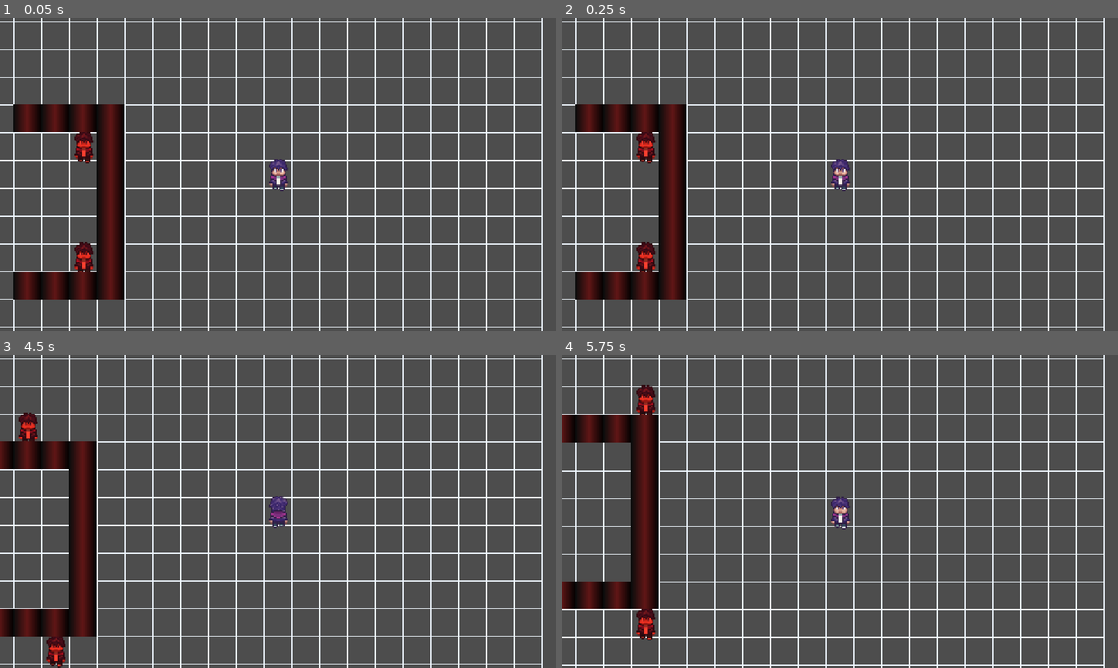
Above: before the commit, frames 1-4 (two rows, left to right).
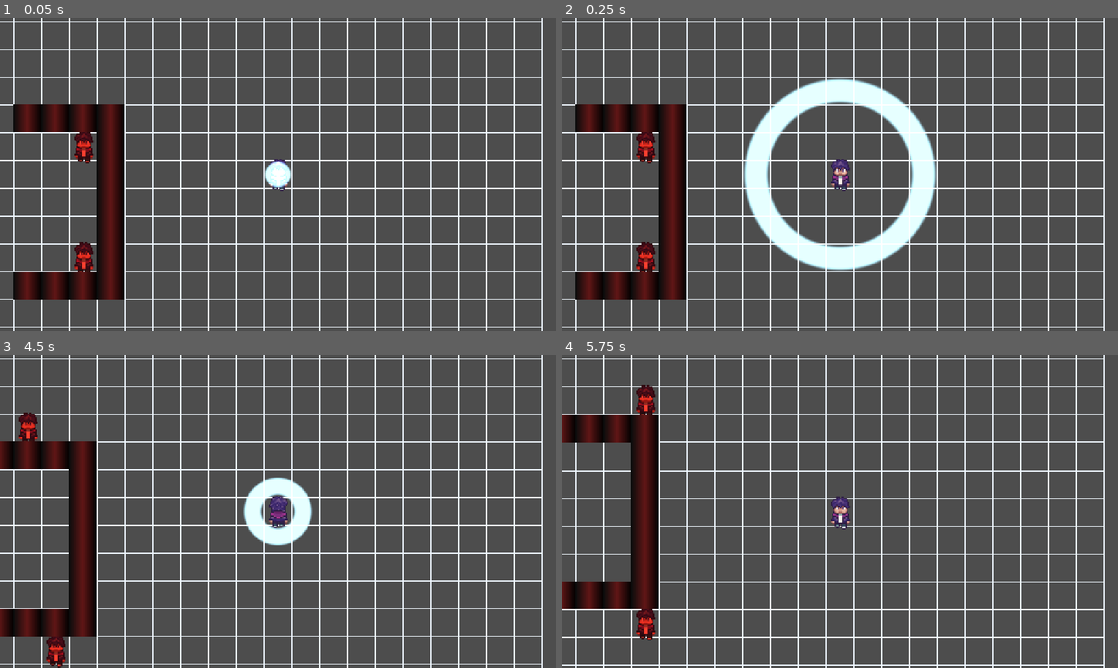
Above: after the commit, the same moments.

Repository: rstricke/Whistlefreeze52
Game: Godot game, scene res://scenes/main.tscn
Two runs of this game, one before a commit and one after it. Both use one fixed random seed, a clock stepped at 60 frames per second and the inputs below.
Inputs:
- Up to frame 1 (0.05 s): no input
- Up to frame 2 (0.25 s): no input
- Up to frame 3 (4.5 s): hold D (move_right) 0.53-1.28 s; tap F (whistle) every 0.75 s from 0.6 to 4.35 s; hold S (move_down) 1.28-2.03 s; hold D (move_right) 2.03-2.78 s; hold W (move_up) 2.78-3.53 s; hold A (move_left) from 3.53 s (still down)
- Up to frame 4 (5.75 s): release A (move_left) at 5.03 s; hold S (move_down) from 5.03 s (still down); tap F (whistle) at 5.1 s

The runs differ from the first frame. In frame 1, 0.3% of the frame differs, in the area x 47-53%, y 45-55%; in frame 2, 6.9%, in the area x 32-68%, y 19-81%; in frame 3, 1.5%; in frame 4, nothing differs.

Commit message:
added a basic pulse shader for the whistle

Diff:
--- /dev/null
+++ b/game/scenes/effects/Shockwave.gdshader
@@ -0,0 +1,21 @@
+shader_type canvas_item;
+render_mode blend_add;
+
+uniform float progress : hint_range(0.0,1.0);
+uniform float thickness = 0.04;
+uniform float softness = 0.02;
+
+void fragment() {
+    vec2 uv = UV - vec2(0.5);
+    float dist = length(uv);
+
+    float inner = smoothstep(progress - thickness - softness, progress - thickness, dist);
+    float outer = smoothstep(progress, progress + softness, dist);
+
+    float ring = inner - outer;
+
+    if (ring <= 0.0) discard;
+
+    COLOR = vec4(vec3(1.0), ring);
+	COLOR = vec4(vec3(0.6,0.9,1.0), ring);
+}
--- /dev/null
+++ b/game/scenes/effects/pulse.gd
@@ -0,0 +1,17 @@
+extends Node2D
+
+@onready var mat: ShaderMaterial = $Sprite2D.material
+
+var time := 0.0
+var duration := 0.6
+
+func _process(delta):
+	time += delta
+	var p = time / duration
+
+	mat.set_shader_parameter("progress", p)
+
+	scale += Vector2.ONE * delta * 4.0
+
+	if p >= 1.0:
+		queue_free()
--- /dev/null
+++ b/game/scenes/effects/pulse.tscn
@@ -0,0 +1,26 @@
+[gd_scene format=3 uid="uid://cx5jt48upjvc"]
+
+[ext_resource type="Script" uid="uid://bwx231ch6vljf" path="res://scenes/effects/pulse.gd" id="1_bu8gc"]
+[ext_resource type="Shader" uid="uid://o7ydp06fbj1q" path="res://scenes/effects/Shockwave.gdshader" id="1_gy54c"]
+
+[sub_resource type="ShaderMaterial" id="ShaderMaterial_t0umj"]
+shader = ExtResource("1_gy54c")
+shader_parameter/progress = 0.2790000132525
+shader_parameter/thickness = 0.08
+shader_parameter/softness = 0.02
+
+[sub_resource type="Gradient" id="Gradient_bu8gc"]
+metadata/_snap_count = 2
+
+[sub_resource type="GradientTexture2D" id="GradientTexture2D_saa3e"]
+gradient = SubResource("Gradient_bu8gc")
+width = 256
+height = 256
+fill = 1
+
+[node name="pulse" type="Node2D" unique_id=230825203]
+script = ExtResource("1_bu8gc")
+
+[node name="Sprite2D" type="Sprite2D" parent="." unique_id=259184134]
+material = SubResource("ShaderMaterial_t0umj")
+texture = SubResource("GradientTexture2D_saa3e")
--- a/game/scenes/player.tscn
+++ b/game/scenes/player.tscn
@@ -2,6 +2,7 @@
 
 [ext_resource type="Script" uid="uid://c3kh1wdmoc56t" path="res://scripts/player.gd" id="1_g2els"]
 [ext_resource type="Texture2D" uid="uid://b7kkv1mpn6bjc" path="res://assets/player/Player_WalkDown.png" id="2_g2els"]
+[ext_resource type="PackedScene" uid="uid://cx5jt48upjvc" path="res://scenes/effects/pulse.tscn" id="3_qhqgy"]
 
 [sub_resource type="RectangleShape2D" id="RectangleShape2D_g2els"]
 size = Vector2(64, 64)
@@ -22,3 +23,5 @@
 [node name="WhistleShapeCast" type="ShapeCast2D" parent="." unique_id=2098564873]
 shape = SubResource("RectangleShape2D_qhqgy")
 target_position = Vector2(0, 0)
+
+[node name="pulse" parent="." unique_id=230825203 instance=ExtResource("3_qhqgy")]
--- a/game/scripts/player.gd
+++ b/game/scripts/player.gd
@@ -4,8 +4,8 @@
 @export var MAX_SPEED := 300
 @export var ACCELETARION := 1200.0
 @export var FRICTION := 1000
-
 @export var whistle_cast: ShapeCast2D
+const PULSE_SCENE = preload("res://scenes/effects/pulse.tscn")
 
 # Used to let the parent know that the player's turn has ended
 signal TURN_END
@@ -49,6 +49,7 @@
 			end_turn()
 
 	if Input.is_action_just_pressed("whistle"):
+		spawn_pulse()
 		for i in whistle_cast.get_collision_count():
 			var obj = whistle_cast.get_collider(i)
 			if obj is Monster:
@@ -66,3 +67,9 @@
 func end_turn() -> void:
 	player_turn = false
 	TURN_END.emit()
+
+func spawn_pulse():
+	print('spawning pulse')
+	var pulse = PULSE_SCENE.instantiate()
+	pulse.global_position = global_position
+	get_tree().current_scene.add_child(pulse)
Not shown, added: game/scenes/effects/Shockwave.gdshader.uid
Not shown, added: game/scenes/effects/pulse.gd.uid
Not shown, changed: .gitignore
